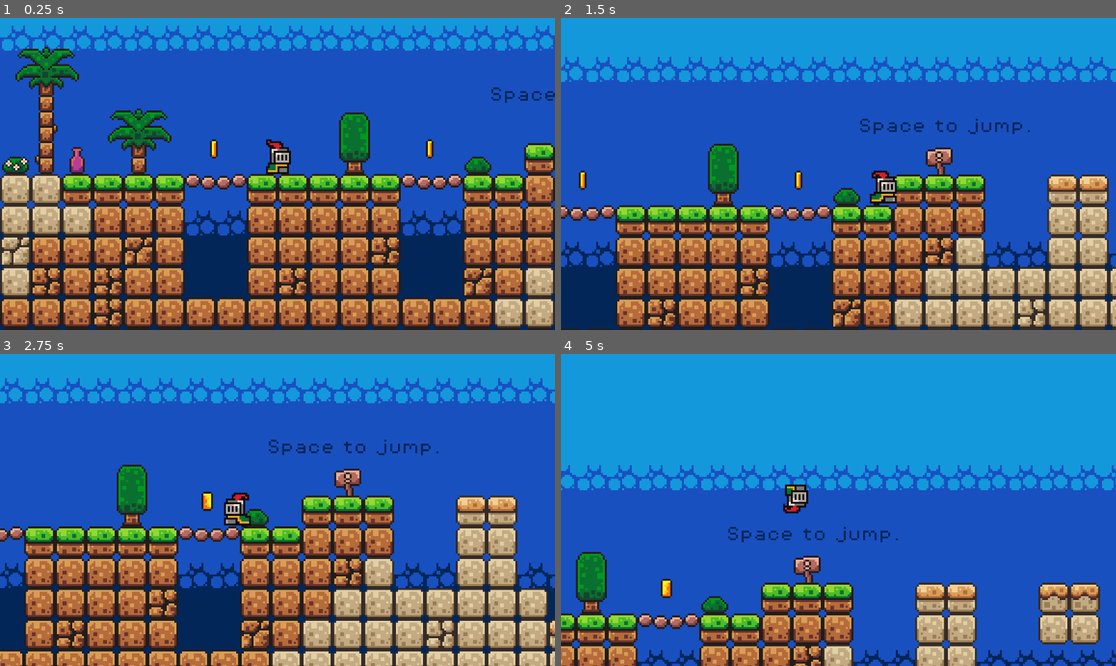
Above: before the commit, frames 1-4 (two rows, left to right).
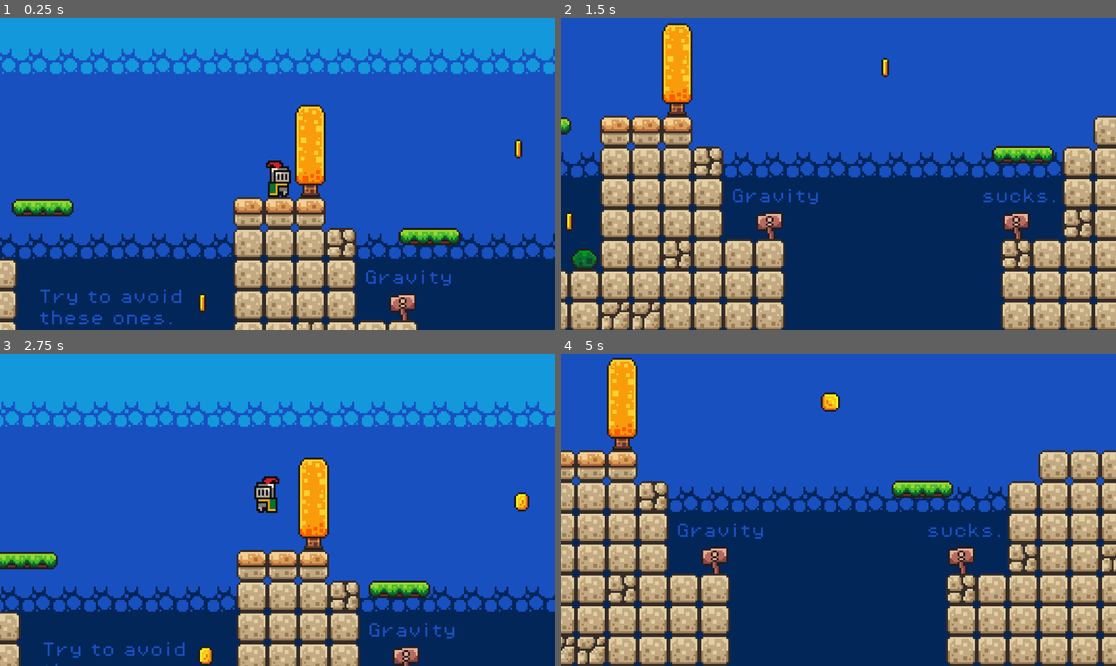
Above: after the commit, the same moments.

Repository: Mithyc0/Godot-Game
Game: Godot game, scene res://scenes/game.tscn
Two runs of this game, one before a commit and one after it. Both use one fixed random seed, a clock stepped at 60 frames per second and the inputs below.
Inputs:
- Up to frame 1 (0.25 s): no input
- Up to frame 2 (1.5 s): hold D (move_right) from 0.53 s (still down); tap Space (jump) at 0.77 s
- Up to frame 3 (2.75 s): tap Space (jump) at 1.52 s; release D (move_right) at 2.03 s; hold A (move_left) from 2.03 s (still down)
- Up to frame 4 (5 s): release A (move_left) at 2.78 s; hold D (move_right) 2.78-4.28 s; tap Space (jump) at 3.02, 3.77, 4.52 s; hold A (move_left) from 4.28 s (still down)

The runs differ from the first frame. In frame 1, 58% of the frame differs, in the area x 0-100%, y 2-100%; in frame 2, 71%; in frame 3, 51%; in frame 4, 94%, in the area x 0-100%, y 0-100%.

Commit message:
sem "hi", Score agr

Diff:
--- a/first-game/scenes/game.tscn
+++ b/first-game/scenes/game.tscn
@@ -309,6 +309,7 @@
 [node name="Game" type="Node2D" unique_id=888740379]
 
 [node name="Player" parent="." unique_id=507160348 instance=ExtResource("1_uwrxv")]
+position = Vector2(535, -21)
 
 [node name="Camera2D" type="Camera2D" parent="Player" unique_id=220123812]
 zoom = Vector2(4, 4)
@@ -321,6 +322,9 @@
 position_smoothing_enabled = true
 rotation_smoothing_enabled = true
 
+[node name="GameManager" type="Node" parent="." unique_id=1910865827]
+unique_name_in_owner = true
+
 [node name="Labels" type="Node" parent="." unique_id=547593954]
 
 [node name="Label" type="Label" parent="Labels" unique_id=2070050536]
--- a/first-game/scripts/coin.gd
+++ b/first-game/scripts/coin.gd
@@ -1,8 +1,10 @@
 extends Area2D
 
-
+# @onready var game_manager: Node = $"../../GameManager"
+# Now its a unique name
+@onready var game_manager: Node = %GameManager
 
 func _on_body_entered(body: Node2D) -> void:
-	print("hi")
+
 	queue_free()
 	pass # Replace with function body.
--- /dev/null
+++ b/first-game/scripts/game_manager.gd
@@ -0,0 +1,7 @@
+extends Node
+
+var score = 0
+
+func add_point():
+	score += 1
+	print(score)
Not shown, added: first-game/scripts/game_manager.gd.uid
